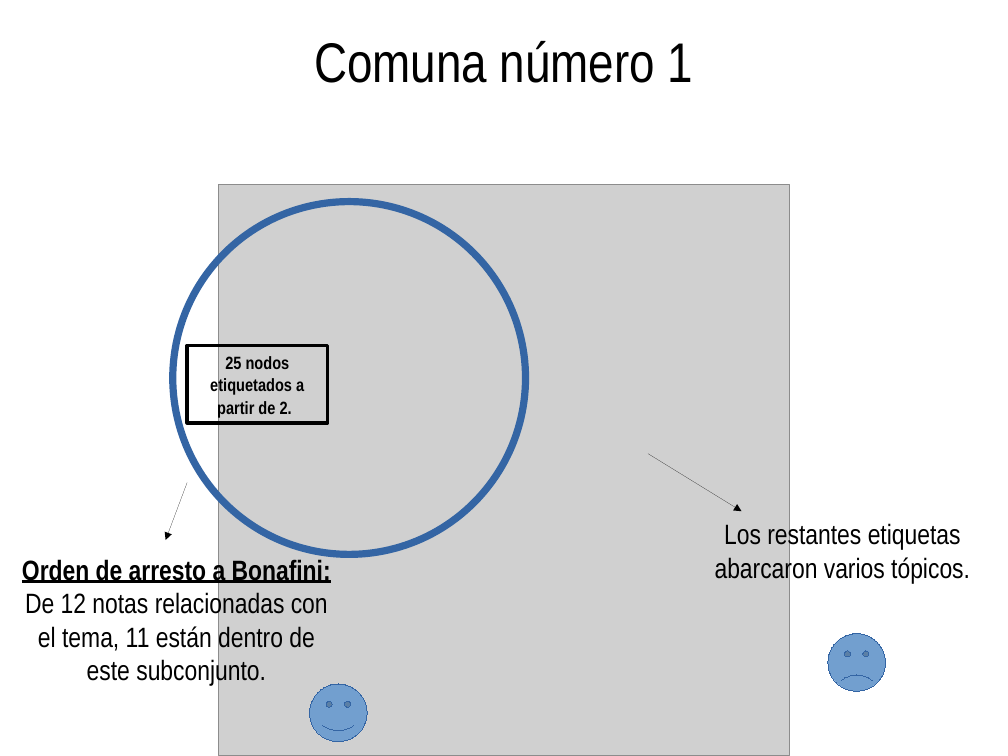
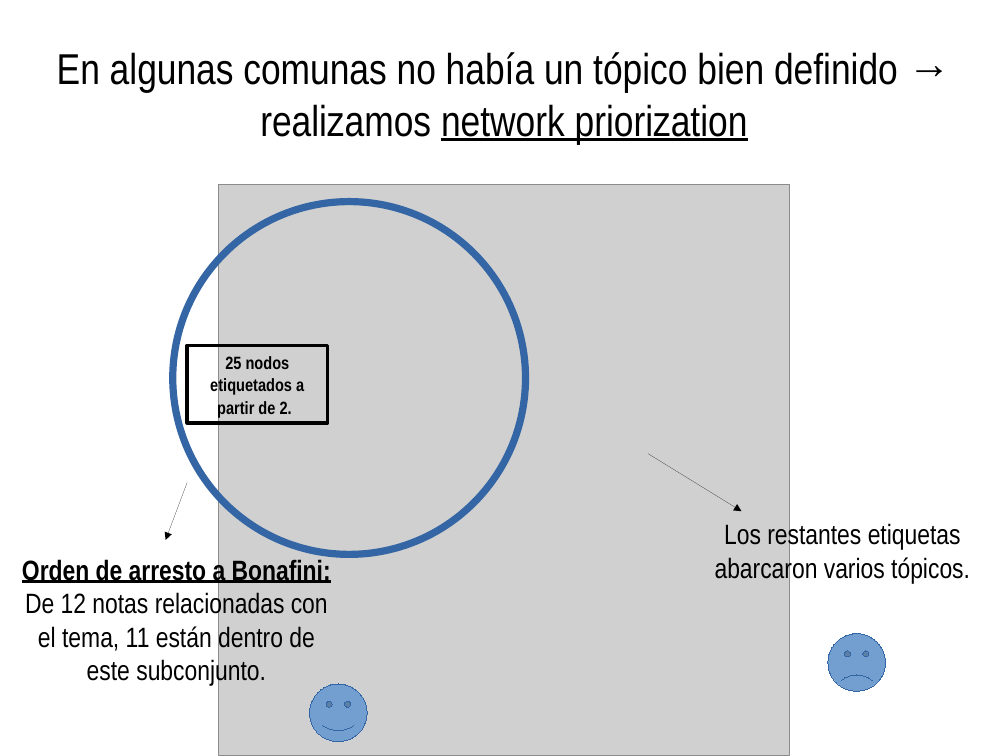
Before and after one commit to bio16/TP_especial, a slide deck: slide 8 of Presentacion_final_seba.odp (slide 2 before the commit). Drawn at 1008x756 pixels with LibreOffice and Linux fonts; fonts in the diff are those of the drawing; grey boxes stand for pictures. Boxes give left, top, right and bottom in pixels: in the first picture for what was removed or moved away, otherwise in the second. Text is boxed around its words. In the diff, an @@ line names an element or a change of style, - is before the commit and + after.

```diff
--- a/Presentacion_final_seba.odp
+++ b/Presentacion_final_seba.odp
@@ title added at (57,52,898,145), 34 pt, text #000000 @@
+En algunas comunas no había un tópico bien definido → realizamos network priorization
@@ title removed at (314,41,693,83) @@
-Comuna número 1
```
Also in this commit, not shown: 1 other slide changed, 6 slides added.
